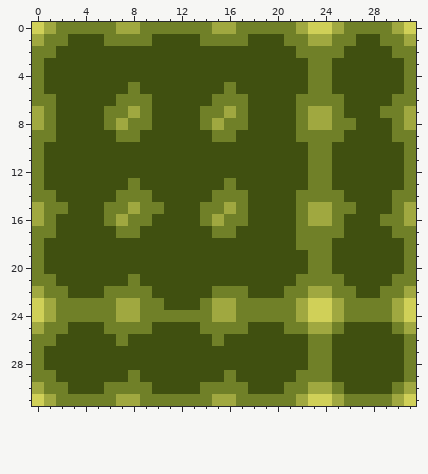
Two states of a pixel-art file, Assets/Art/Floor/AS_Floor_Soil_Watered.aseprite. The first picture shows the starting point.
32x32 pixels, 1 frame.
Once edited:
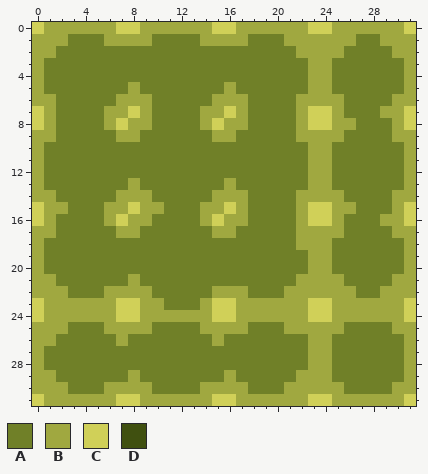
Palette (. is transparent): A #708028  B #a0a840  C #d0d058  D #405010
The edit:
Changed rows in their new state; - is an unchanged pixel.
Layers "Layer 2", "Layer 1":
first column x 0:
 0 --BBBBBCCBBBBBBCCBBBBB----BBBB--
 1 -BBAAABBBBAAAABBBBAAABB--BBAABB-
 2 BBAAAAAAAAAAAAAAAAAAAABBBBAAAABB
 3 BAAAAAAAAAAAAAAAAAAAAAABBAAAAAAB
 4 BAAAAAAAAAAAAAAAAAAAAAABBAAAAAAB
 5 BAAAAAAABAAAAAAABAAAAAABBAAAAAAB
 6 BBAAAAABBBAAAAABBBAAAABBBBAAAABB
 7 CBAAAABBCBAAAABBCBAAAABCCBAAABBC
 8 CBAAAABCBBAAAABCBBAAAABCCBBAAABC
 9 BBAAAAABBAAAAAABBAAAAABBBBAAAABB
10 BAAAAAAAAAAAAAAAAAAAAAABBAAAAAAB
11 BAAAAAAAAAAAAAAAAAAAAAABBAAAAAAB
12 BAAAAAAAAAAAAAAAAAAAAAABBAAAAAAB
13 BAAAAAAABAAAAAAABAAAAAABBAAAAAAB
14 BBAAAAABBBAAAAABBBAAAABBBBAAAABB
15 CBBAAABBCBBAAABBCBAAAABCCBBAAABC
16 CBAAAABCBBAAAABCBBAAAABCCBAAABBC
17 BBAAAAABBAAAAAABBAAAAABBBBAAAABB
18 BAAAAAAAAAAAAAAAAAAAAABBBAAAAAAB
19 BAAAAAAAAAAAAAAAAAAAAAABBAAAAAAB
20 BAAAAAAAAAAAAAAAAAAAAAABBAAAAAAB
21 BBAAAAAABAAAAAAAAAAAAABBBBAAAABB
22 -BBAAABBBBAAAAABBBAAABB--BBAABB-
23 --BBBBBCCBBAAABCCBBBBB----BBBB--
24 --BBBBBCCBBBBBBCCBBBBB----BBBB--
25 -BBAAABBBBAAAABBBBAAABB--BAAAAB-
26 BBAAAAABAAAAAAABAAAAAAABBAAAAAAB
27 BAAAAAAAAAAAAAAAAAAAAAABBAAAAAAB
28 BAAAAAAAAAAAAAAAAAAAAAABBAAAAAAB
29 BBAAAAAABAAAAAAABAAAAABBBAAAAAAB
30 -BBAAABBBBAAAABBBBAAABB--BAAAAB-
31 --BBBBBCCBBBBBBCCBBBBB----BBBB--
Changed places in both pictures, as pixel boxes (x1, y1, x2, y2):
changed: (32, 22, 416, 406)
